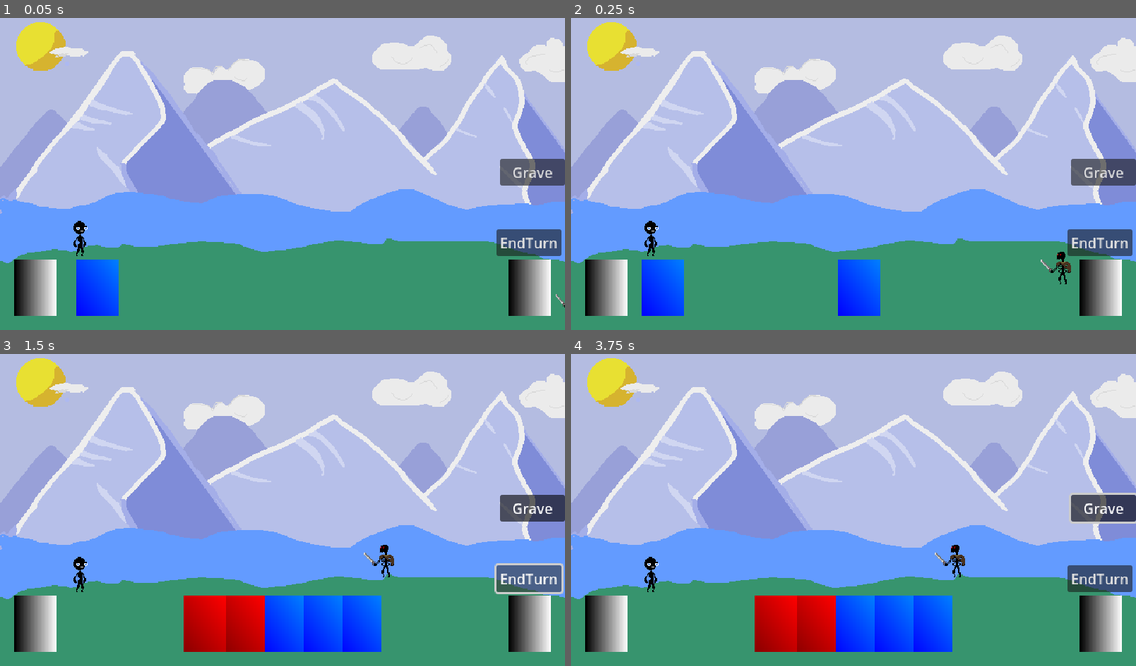
Above: before the commit, frames 1-4 (two rows, left to right).
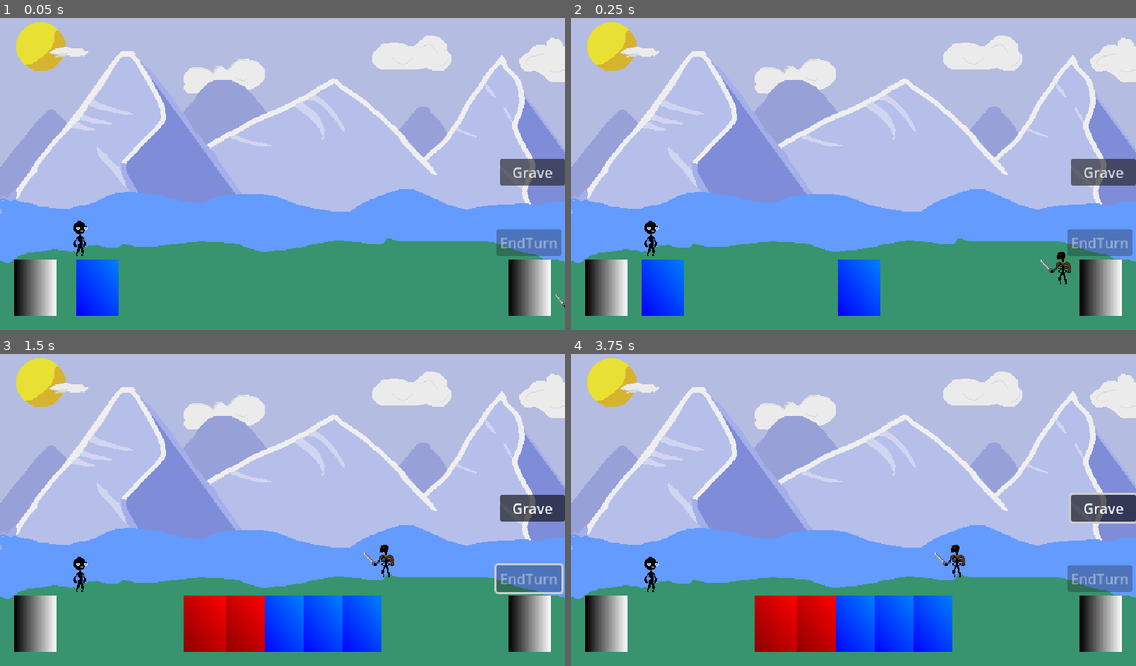
Above: after the commit, the same moments.

Repository: Morph1s/Psychopompos
Game: Godot game, scene res://scenes/encounters/battle.tscn
Same seed, same stepped clock (60 frames per second), same inputs: the game is played once before the commit and once after it. This scene is started directly instead of the project's main scene.
Inputs (mouse positions are in pixels of both pictures, inside the frame that each line leads up to):
- Up to frame 1 (0.05 s): no input
- Up to frame 2 (0.25 s): no input
- Up to frame 3 (1.5 s): click "Grave" at 0.5 s; click (531, 578) at 1.25 s, where only the run before the commit has a clickable "EndTurn"
- Up to frame 4 (3.75 s): click "Grave" at 2 s; click "EndTurn" at 2.75 s; click "Grave" at 3.5 s

The runs differ from the first frame. In frame 1, 1.0% of the frame differs, in the area x 87-100%, y 67-77%; in frame 2, 1.0%; in frame 3, 0.9%; in frame 4, 1.0%.

Commit message:
feat: battle state machine
Implemented a state machine for the battle game loop according to the [Figma Diagram](https://www.figma.com/board/PqLdTi34L9mcxLTSxw0fZ5/FigDiagrams?node-id=0-1). This also includes a rudimentary looping using timers and the EndTurnButton (in the Idle and CardHighlighted states).

closes #62

Diff:
--- a/scenes/encounters/battle.tscn
+++ b/scenes/encounters/battle.tscn
@@ -1,10 +1,20 @@
-[gd_scene load_steps=10 format=3 uid="uid://ckurrpodkua76"]
+[gd_scene load_steps=20 format=3 uid="uid://ckurrpodkua76"]
 
+[ext_resource type="Script" uid="uid://c65koxneqq7ba" path="res://scripts/battle/state_machine/player_start_turn.gd" id="1_1mqim"]
+[ext_resource type="Script" uid="uid://c0x53jyxyhdli" path="res://scripts/battle/state_machine/state_machine.gd" id="1_g3s1b"]
 [ext_resource type="Texture2D" uid="uid://dgaagv3k6cqil" path="res://assets/graphics/background/placeholder_canvas1.png" id="1_pfikb"]
 [ext_resource type="Script" uid="uid://4s8qo2wk58lm" path="res://scripts/battle/card_handler.gd" id="2_8apll"]
 [ext_resource type="PackedScene" uid="uid://6wnlmm80st27" path="res://scenes/characters/test_character.tscn" id="2_cymlh"]
+[ext_resource type="Script" uid="uid://dxiv25i4b0a7q" path="res://scripts/battle/state_machine/idle.gd" id="2_fiugh"]
 [ext_resource type="Script" uid="uid://crlh3bv2ij6qu" path="res://scripts/battle/enemy_handler.gd" id="3_5ildr"]
-[ext_resource type="Script" uid="uid://do01jrwml771o" path="res://scripts/battle/card_ui.gd" id="4_8apll"]
+[ext_resource type="Script" uid="uid://nk7amndct7q3" path="res://scripts/battle/state_machine/card_highlighted.gd" id="3_g3s1b"]
+[ext_resource type="Script" uid="uid://c2haf47cbxrvk" path="res://scripts/battle/state_machine/resolve_card.gd" id="4_6die2"]
+[ext_resource type="Script" uid="uid://do01jrwml771o" path="res://scripts/battle/battle_ui.gd" id="4_8apll"]
+[ext_resource type="Script" uid="uid://8cfdfrue4qpi" path="res://scripts/battle/state_machine/player_end_turn.gd" id="5_dqn5d"]
+[ext_resource type="Script" uid="uid://dnfuy53rabvw1" path="res://scripts/battle/state_machine/enemy_start_turn.gd" id="6_qhkyp"]
+[ext_resource type="Script" uid="uid://bxigu8nv1jbme" path="res://scripts/battle/state_machine/enemy_turn.gd" id="7_7id2p"]
+[ext_resource type="Script" uid="uid://c758m1ohji7ep" path="res://scripts/battle/state_machine/enemy_end_turn.gd" id="8_tt5ef"]
+[ext_resource type="Script" uid="uid://d4l21cq278qpt" path="res://scripts/battle/state_machine/exit.gd" id="9_mqlpk"]
 
 [sub_resource type="Gradient" id="Gradient_cymlh"]
 
@@ -20,20 +30,8 @@
 
 [node name="Battle" type="Node2D"]
 
-[node name="Background" type="Sprite2D" parent="."]
-texture = ExtResource("1_pfikb")
-centered = false
-
-[node name="CardHandler" type="Node2D" parent="." groups=["card_piles"]]
-script = ExtResource("2_8apll")
-
-[node name="EnemyHandler" type="Node2D" parent="."]
-script = ExtResource("3_5ildr")
-
-[node name="PlayerCharacter" parent="." instance=ExtResource("2_cymlh")]
-position = Vector2(90, 260)
-
-[node name="BattelUI" type="Control" parent="."]
+[node name="BattleUI" type="Control" parent="."]
+z_index = 1
 layout_mode = 3
 anchors_preset = 0
 offset_right = 640.0
@@ -43,7 +41,7 @@
 script = ExtResource("4_8apll")
 metadata/_edit_lock_ = true
 
-[node name="Grave" type="Button" parent="BattelUI"]
+[node name="Grave" type="Button" parent="BattleUI"]
 layout_mode = 1
 anchors_preset = 6
 anchor_left = 1.0
@@ -59,7 +57,7 @@
 toggle_mode = true
 text = "Grave"
 
-[node name="EndTurnButton" type="Button" parent="BattelUI"]
+[node name="EndTurnButton" type="Button" parent="BattleUI"]
 layout_mode = 1
 anchors_preset = -1
 anchor_left = 1.0
@@ -73,7 +71,7 @@
 size_flags_horizontal = 8
 text = "EndTurn"
 
-[node name="DrawPile" type="TextureRect" parent="BattelUI"]
+[node name="DrawPile" type="TextureRect" parent="BattleUI"]
 layout_mode = 1
 anchors_preset = -1
 anchor_top = 1.0
@@ -83,7 +81,7 @@
 grow_vertical = 0
 texture = SubResource("GradientTexture2D_8apll")
 
-[node name="DiscardPile" type="TextureRect" parent="BattelUI"]
+[node name="DiscardPile" type="TextureRect" parent="BattleUI"]
 layout_mode = 1
 anchors_preset = -1
 anchor_left = 1.0
@@ -96,6 +94,49 @@
 grow_vertical = 0
 texture = SubResource("GradientTexture2D_1mqim")
 
-[connection signal="button_up" from="BattelUI/EndTurnButton" to="BattelUI" method="_on_end_turn_button_button_up"]
-[connection signal="gui_input" from="BattelUI/DrawPile" to="BattelUI" method="_on_draw_pile_gui_input"]
-[connection signal="gui_input" from="BattelUI/DiscardPile" to="BattelUI" method="_on_discard_pile_gui_input"]
+[node name="StateMachine" type="Node" parent="."]
+script = ExtResource("1_g3s1b")
+
+[node name="PlayerStartTurn" type="Node" parent="StateMachine"]
+script = ExtResource("1_1mqim")
+
+[node name="Idle" type="Node" parent="StateMachine"]
+script = ExtResource("2_fiugh")
+
+[node name="CardHighlighted" type="Node" parent="StateMachine"]
+script = ExtResource("3_g3s1b")
+
+[node name="ResolveCard" type="Node" parent="StateMachine"]
+script = ExtResource("4_6die2")
+
+[node name="PlayerEndTurn" type="Node" parent="StateMachine"]
+script = ExtResource("5_dqn5d")
+
+[node name="EnemyStartTurn" type="Node" parent="StateMachine"]
+script = ExtResource("6_qhkyp")
+
+[node name="EnemyTurn" type="Node" parent="StateMachine"]
+script = ExtResource("7_7id2p")
+
+[node name="EnemyEndTurn" type="Node" parent="StateMachine"]
+script = ExtResource("8_tt5ef")
+
+[node name="Exit" type="Node" parent="StateMachine"]
+script = ExtResource("9_mqlpk")
+
+[node name="Background" type="Sprite2D" parent="."]
+texture = ExtResource("1_pfikb")
+centered = false
+
+[node name="CardHandler" type="Node2D" parent="." groups=["card_piles"]]
+script = ExtResource("2_8apll")
+
+[node name="EnemyHandler" type="Node2D" parent="."]
+script = ExtResource("3_5ildr")
+
+[node name="PlayerCharacter" parent="." instance=ExtResource("2_cymlh")]
+position = Vector2(90, 260)
+
+[connection signal="button_up" from="BattleUI/EndTurnButton" to="BattleUI" method="_on_end_turn_button_button_up"]
+[connection signal="gui_input" from="BattleUI/DrawPile" to="BattleUI" method="_on_draw_pile_gui_input"]
+[connection signal="gui_input" from="BattleUI/DiscardPile" to="BattleUI" method="_on_discard_pile_gui_input"]
--- a/scripts/battle/card_ui.gd
+++ b/scripts/battle/battle_ui.gd
@@ -1,20 +1,22 @@
+class_name BattleUI
 extends Control
+
+@onready var end_turn_button: Button = $EndTurnButton
 
 signal discard_pile_pressed
 signal draw_pile_pressed
 signal end_turn_button_pressed
 
-
-
 func _on_discard_pile_gui_input(event: InputEvent) -> void:
 	if event.is_released() :
 		discard_pile_pressed.emit()
 
-
 func _on_end_turn_button_button_up() -> void:
 	end_turn_button_pressed.emit()
-
 
 func _on_draw_pile_gui_input(event: InputEvent) -> void:
 	if event.is_released() :
 		draw_pile_pressed.emit()
+
+func set_end_turn_button_enabled(enabled: bool) -> void:
+	end_turn_button.disabled = not enabled
--- /dev/null
+++ b/scripts/battle/state_machine/card_highlighted.gd
@@ -0,0 +1,18 @@
+class_name CardHighlighted
+extends State
+
+func enter():
+	print("Entered CardHighlighted")
+	battle_ui.end_turn_button_pressed.connect(_on_end_turn_button_pressed)
+	# check card type -> set cursor accordingly
+	# check for card selected -> change local variable selected_card and re-check card type for cursor type
+	# check for card deselected -> enter state idle
+	# check for card played -> enter state resolve_card
+
+func exit():
+	battle_ui.set_end_turn_button_enabled(false)
+	print("Exited CardHighlighted")
+
+
+func _on_end_turn_button_pressed() -> void:
+	state_machine.transition_to("PlayerEndTurn")
--- /dev/null
+++ b/scripts/battle/state_machine/enemy_end_turn.gd
@@ -0,0 +1,12 @@
+class_name EnemyEndTurn
+extends State
+
+func enter():
+	print("Entered EnemyEndTurn")
+	# 1. for each enemy: resolve enemy end of turn effects
+	# 2. enter state player_start_turn
+	await get_tree().create_timer(2.0).timeout
+	state_machine.transition_to("PlayerStartTurn")
+
+func exit():
+	print("Exited EnemyEndTurn")
--- /dev/null
+++ b/scripts/battle/state_machine/enemy_start_turn.gd
@@ -0,0 +1,12 @@
+class_name EnemyStartTurn
+extends State
+
+func enter():
+	print("Entered EnemyStartTurn")
+	# 1. for each enemy: resolve enemy start of turn effects
+	# 2. enter state enemy_turn
+	await get_tree().create_timer(2.0).timeout
+	state_machine.transition_to("EnemyTurn")
+
+func exit():
+	print("Exited EnemyStartTurn")
--- /dev/null
+++ b/scripts/battle/state_machine/enemy_turn.gd
@@ -0,0 +1,12 @@
+class_name EnemyTurn
+extends State
+
+func enter():
+	print("Entered EnemyTurn")
+	# 1. for each enemy: resolve enemy intent ('act')
+	# 2. enter state enemy_end_turn
+	await get_tree().create_timer(2.0).timeout
+	state_machine.transition_to("EnemyEndTurn")
+
+func exit():
+	print("Exited EnemyTurn")
--- /dev/null
+++ b/scripts/battle/state_machine/exit.gd
@@ -0,0 +1,15 @@
+class_name Exit
+extends State
+
+func enter():
+	# 1. check if win == true:
+	# true: show loot screen -> 2.1.
+	# false: show end/defeat screen -> 2.2.
+	# 2.1. wait for exit button pressed -> exit() with win parameters
+	# 2.2. wait for exit button pressed -> exit() with defeat parameters
+	pass
+
+func exit():
+	# exit state machine
+	# either open map (win) or return to main menu (defeat)
+	pass
--- /dev/null
+++ b/scripts/battle/state_machine/idle.gd
@@ -0,0 +1,17 @@
+class_name Idle
+extends State
+
+func enter():
+	print("Entered Idle")
+	battle_ui.set_end_turn_button_enabled(true)
+	battle_ui.end_turn_button_pressed.connect(_on_end_turn_button_pressed)
+	# check for card selected -> enter state card_highlighted
+	# check for end of turn button pressed -> enter state player_end_turn
+
+func exit():
+	battle_ui.set_end_turn_button_enabled(false)
+	print("Exited Idle")
+
+
+func _on_end_turn_button_pressed() -> void:
+	state_machine.transition_to("PlayerEndTurn")
--- /dev/null
+++ b/scripts/battle/state_machine/player_end_turn.gd
@@ -0,0 +1,13 @@
+class_name PlayerEndTurn
+extends State
+
+func enter():
+	print("Entered PlayerEndTurn")
+	# 1. resolve player end of turn effects
+	# 2. discard hand
+	# 3. enter state enemy_start_turn
+	await get_tree().create_timer(2.0).timeout
+	state_machine.transition_to("EnemyStartTurn")
+
+func exit():
+	print("Exited PlayerEndTurn")
--- /dev/null
+++ b/scripts/battle/state_machine/player_start_turn.gd
@@ -0,0 +1,15 @@
+class_name PlayerStartTurn
+extends State
+
+func enter():
+	print("Entered PlayerStartTurn")
+	battle_ui.set_end_turn_button_enabled(false)
+	await get_tree().create_timer(2.0).timeout
+	# 1. choose enemy intent
+	# 2. resolve start of turn effects
+	# 3. draw cards
+	# 4. enter state idle
+	state_machine.transition_to("Idle")
+
+func exit():
+	print("Exited PlayerStartTurn")
--- /dev/null
+++ b/scripts/battle/state_machine/resolve_card.gd
@@ -0,0 +1,11 @@
+class_name ResolveCard
+extends State
+
+func enter():
+	# 1. resolve card play effects
+	# 2. discard card
+	# 3. enter state idle
+	pass
+
+func exit():
+	pass
--- /dev/null
+++ b/scripts/battle/state_machine/state.gd
@@ -0,0 +1,11 @@
+class_name State
+extends Node
+
+var state_machine: StateMachine
+var battle_ui: BattleUI
+
+func enter():
+	pass
+
+func exit():
+	pass	# cleanup logic (disconnecting signals, stopping timers, etc.)
--- /dev/null
+++ b/scripts/battle/state_machine/state_machine.gd
@@ -0,0 +1,33 @@
+class_name StateMachine
+extends Node
+
+@onready var battle_ui: Control = $"../BattleUI"
+
+var current_state: State = null
+var states: Dictionary = {}
+
+func _ready() -> void:
+	# Add all state nodes to the states dictionary
+	for child in get_children():
+		if child is State:
+			child.state_machine = self
+			child.battle_ui = battle_ui
+			states[child.name] = child
+		else:
+			push_warning("Child node '%s' does not extend State" % child.name)
+
+	# Set initial state
+	current_state = states.get("PlayerStartTurn")
+	if current_state:
+		current_state.enter()
+	else:
+		push_error("Initial state 'PlayerStartTurn' not found.")
+
+func transition_to(state_name: String):
+	if not states.has(state_name):
+		push_error("State '%s' not found." % state_name)
+		return
+	if current_state:
+		current_state.exit()
+	current_state = states[state_name]
+	current_state.enter()
Renamed: scripts/battle/card_ui.gd.uid -> scripts/battle/battle_ui.gd.uid
Not shown, added: scripts/battle/state_machine/card_highlighted.gd.uid
Not shown, added: scripts/battle/state_machine/enemy_end_turn.gd.uid
Not shown, added: scripts/battle/state_machine/enemy_start_turn.gd.uid
Not shown, added: scripts/battle/state_machine/enemy_turn.gd.uid
Not shown, added: scripts/battle/state_machine/exit.gd.uid
Not shown, added: scripts/battle/state_machine/idle.gd.uid
Not shown, added: scripts/battle/state_machine/player_end_turn.gd.uid
Not shown, added: scripts/battle/state_machine/player_start_turn.gd.uid
Not shown, added: scripts/battle/state_machine/resolve_card.gd.uid
Not shown, added: scripts/battle/state_machine/state.gd.uid
Not shown, added: scripts/battle/state_machine/state_machine.gd.uid
